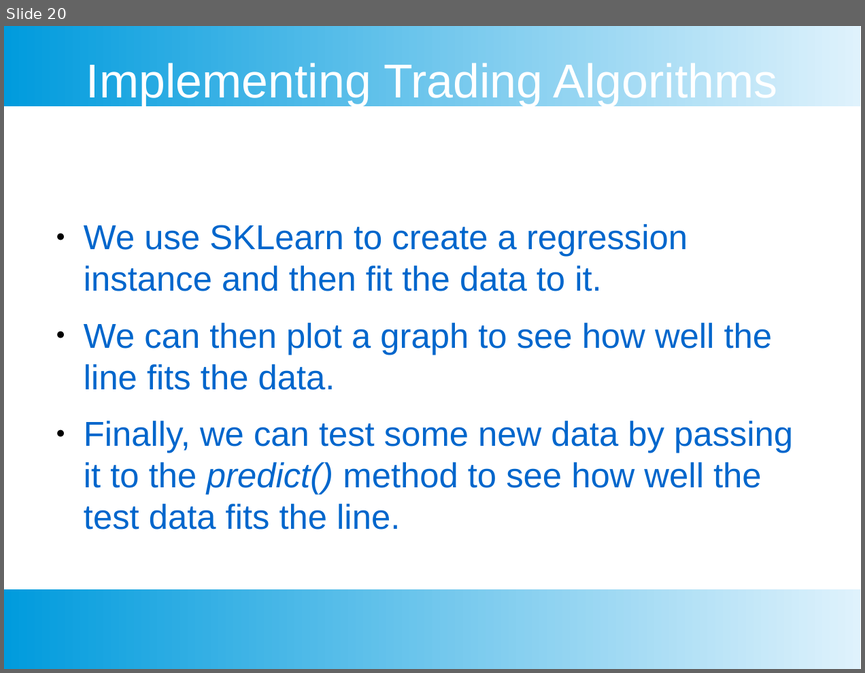
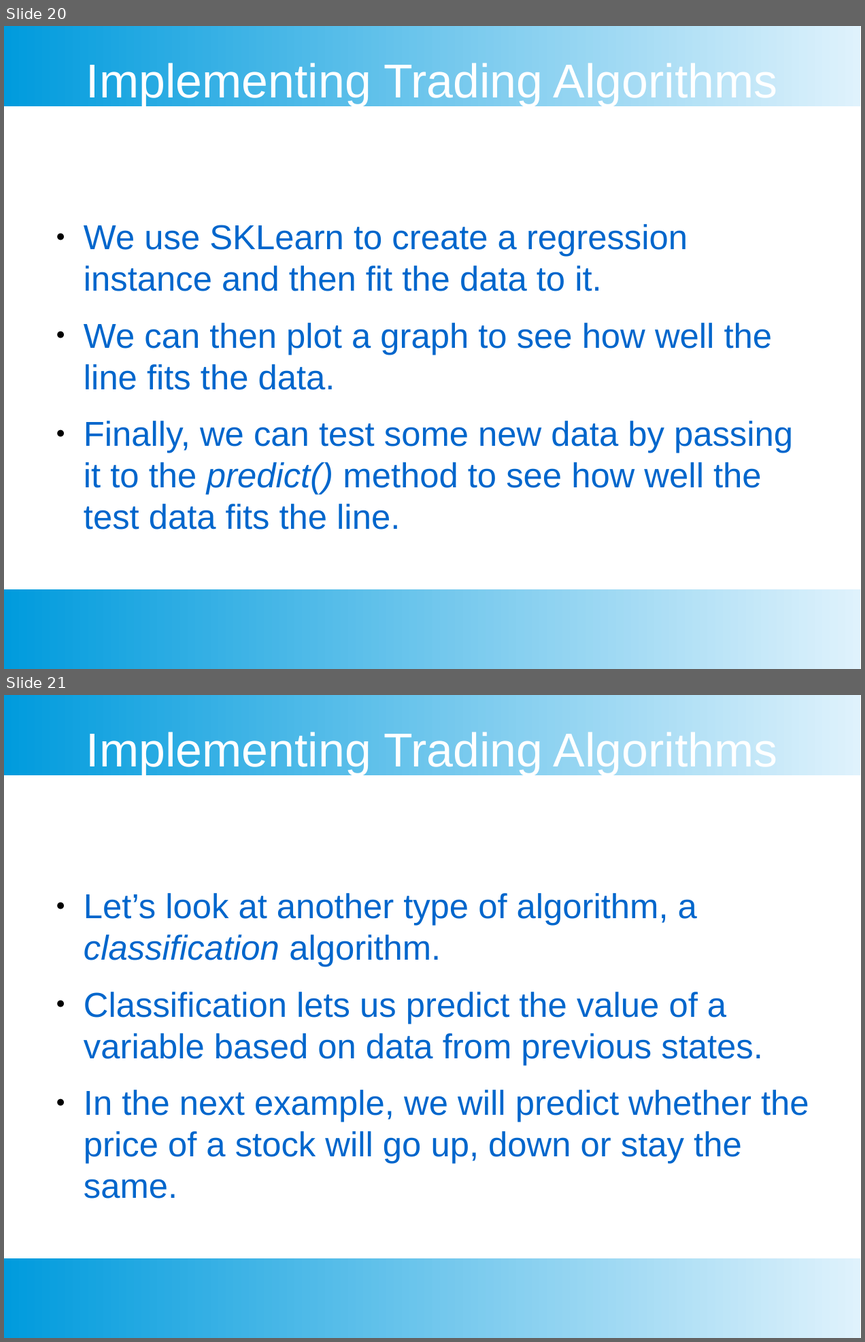
Before and after one commit to chankeypathak/CitiDataScience, a slide deck: docs/Module 4.pptx. Shown one above the other, each under a label of ours: slide 20 before the commit, slides 20 and 21 after it. The pictures are 865x673 and 865x1342 pixels, drawn with LibreOffice and Linux fonts; fonts in the diff are those of the drawing. Boxes give left, top, right and bottom in pixels: in the first picture for what was removed or moved away, otherwise in the second. Text is boxed around its words. In the diff, an @@ line names an element or a change of style, - is before the commit and + after.

```diff
--- a/docs/Module 4.pptx
+++ b/docs/Module 4.pptx
@@ slide 21 added at (4,695,861,1338), background #FFFFFF; not listed: 2 template elements that a slide beside it also shows @@
@@ text added at (86,728,778,775), 44 pt, text #FFFFFF @@
+Implementing Trading Algorithms
@@ text added at (84,893,809,1198), 32 pt, text #0066CC @@
+● Let’s look at another type of algorithm, a classification algorithm.
+● Classification lets us predict the value of a variable based on data from previous states.
+● In the next example, we will predict whether the price of a stock will go up, down or stay the same.
```
Also in this commit, not shown: 3 other slides added, 42 slides removed, 2 other files.
